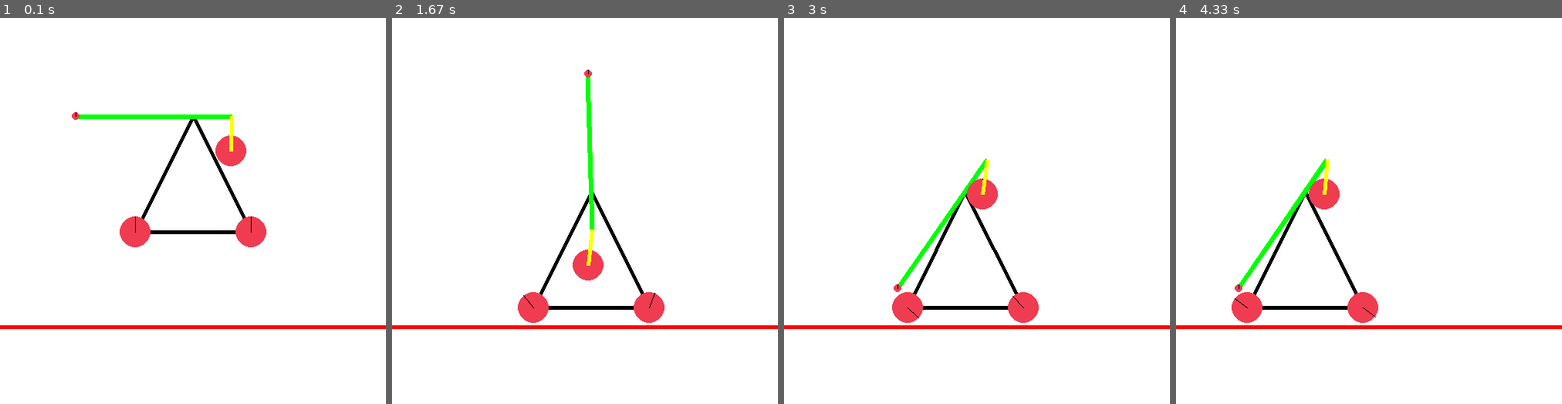
Above: before the commit, frames 1-4 (left to right).
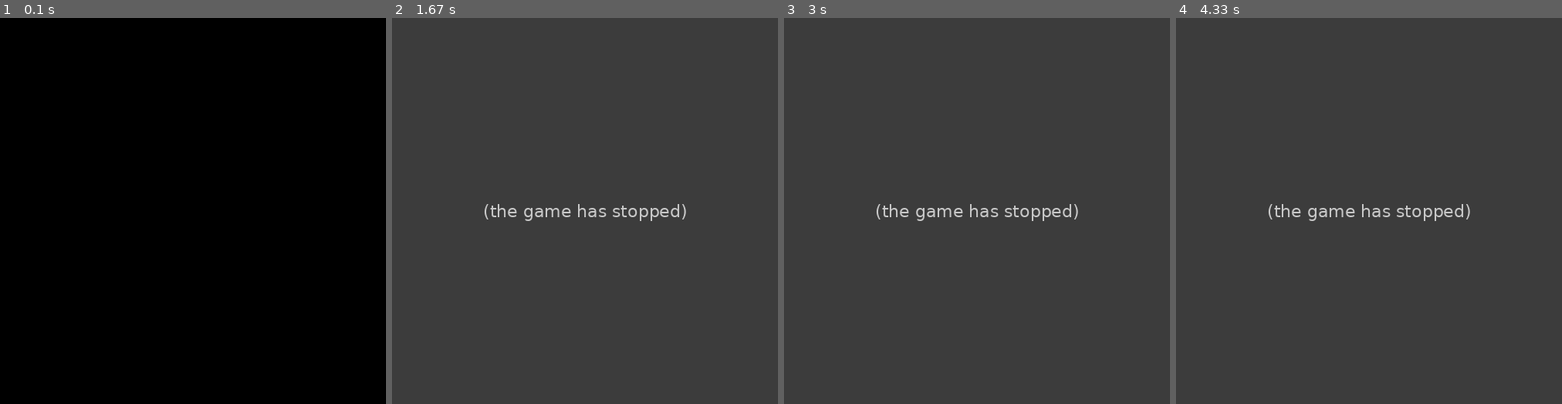
Above: after the commit, the same moments.

Repository: felixk321/pygame_sandbox
Game: pygame game, started from main.py
Same seed, same stepped clock (60 frames per second), same inputs: the game is played once before the commit and once after it.
Inputs:
- Up to frame 1 (0.1 s): no input
- Up to frame 2 (1.67 s): hold R 0.33-0.87 s; hold Left 0.33-0.87 s; tap Space at 0.9 s; hold Left from 1.23 s (still down); hold A from 1.23 s (still down)
- Up to frame 3 (3 s): release Left at 1.77 s; release A at 1.77 s; hold Left 1.8-2.2 s; hold A 1.8-2.2 s; hold Left 2.23-2.7 s; hold A 2.23-2.7 s; hold Left from 2.73 s (still down); hold A from 2.73 s (still down)
- Up to frame 4 (4.33 s): release Left at 3.27 s; release A at 3.27 s; hold Left 3.3-3.7 s; hold A 3.3-3.7 s; hold Left 3.73-4.2 s; hold A 3.73-4.2 s; hold Left from 4.23 s (still down); hold A from 4.23 s (still down)

The runs differ from the first frame. In frame 1, 99% of the frame differs, in the area x 0-100%, y 0-100%; in frame 2, 100%; in frame 3, 100%; in frame 4, 100%.
Error after the commit: NameError: name 'self' is not defined (main.py line 38); the game stopped at 0.33 s (later frames are placeholders)

Commit message:
added catapult scene

Diff:
--- /dev/null
+++ b/archive/_example4.py
@@ -0,0 +1,84 @@
+import pygame
+from pygame.surface import Surface
+import pymunk
+from typing import Tuple, List
+from random import randint
+from components.floor import Segment
+from utils import convert
+from components.catapult import Catapult
+pygame.init()
+
+display = pygame.display.set_mode((500,500))
+clock = pygame.time.Clock()
+h = display.get_height()
+
+bullets = []
+
+space = pymunk.Space()
+space.gravity = (0,-1000)
+
+
+
+
+
+catapult = Catapult(250,300,75,space)
+
+line = Segment((0,100),(500,100),5,space)
+
+
+
+
+while True:
+    for event in pygame.event.get():
+        if event.type == pygame.QUIT:
+            pygame.quit()
+            exit()
+        if event.type == pygame.KEYDOWN:
+
+            if event.key == pygame.K_r:
+                catapult.reload()
+
+
+
+
+
+    pressed_keys = pygame.key.get_pressed()
+    if pressed_keys[pygame.K_LEFT]:
+        catapult.move_arm()
+    if pressed_keys[pygame.K_SPACE]:
+        catapult.shot()
+    if pressed_keys[pygame.K_d]:
+        catapult.move(-1)
+    if pressed_keys[pygame.K_a]:
+        catapult.move(1)
+    catapult.update_motor_rate()
+
+
+    ammo = catapult.detach_ammo()
+    if ammo:
+        bullets.append(ammo)
+
+    display.fill((255,255,255))
+
+
+
+
+
+    line.render(display)
+    catapult.render(display)
+
+    for b in bullets:
+        b.render(display)
+
+
+
+
+
+
+
+
+
+
+    pygame.display.update()
+    space.step(1/60)
+    clock.tick(60)
--- a/main.py
+++ b/main.py
@@ -35,50 +35,17 @@
             exit()
         if event.type == pygame.KEYDOWN:
 
-            if event.key == pygame.K_r:
-                catapult.reload()
+            self.scene.update()
 
 
+            self.scene.render(self.display)
 
+            pygame.display.update()
+            self.clock.tick(60)
 
+    def load_scene(self, Scene:Type[BaseScene])->None:
+        self.scene = Scene()
 
-    pressed_keys = pygame.key.get_pressed()
-    if pressed_keys[pygame.K_LEFT]:
-        catapult.move_arm()
-    if pressed_keys[pygame.K_SPACE]:
-        catapult.shot()
-    if pressed_keys[pygame.K_d]:
-        catapult.move(-1)
-    if pressed_keys[pygame.K_a]:
-        catapult.move(1)
-    catapult.update_motor_rate()
-
-
-    ammo = catapult.detach_ammo()
-    if ammo:
-        bullets.append(ammo)
-
-    display.fill((255,255,255))
-
-
-
-
-
-    line.render(display)
-    catapult.render(display)
-
-    for b in bullets:
-        b.render(display)
-
-
-
-
-
-
-
-
-
-
-    pygame.display.update()
-    space.step(1/60)
-    clock.tick(60)
+g = Game()
+g.load_scene(CatapultScene)
+g.run()
--- /dev/null
+++ b/scenes/catapult_scene.py
@@ -0,0 +1,48 @@
+from scenes.abstract import BaseScene
+from components.catapult import Catapult
+from components.floor import Segment
+from pymunk import Space
+from pygame.surface import Surface
+from pygame.event import Event
+import pygame
+from typing import Sequence
+
+class CatapultScene(BaseScene):
+    def __init__(self) -> None:
+        self.space = Space()
+        self.catapult = Catapult(250, 300, 75, self.space)
+        self.floor = Segment((0,60),(500,60), 5,self.space)
+        self.space.gravity = (0,-1000)
+
+        self.bullets = []
+
+    def update(self) -> None:
+        self.space.step(1/60)
+        ammo = self.catapult.detach_ammo()
+        if ammo:
+            self.bullets.append(ammo)
+
+
+
+    def handle_event(self, event: Event) -> None:
+        if event.type == pygame.KEYDOWN:
+
+            if event.key == pygame.K_r:
+                self.catapult.reload()
+            if event.key == pygame.K_SPACE:
+                self.catapult.shot()
+    def handle_pressed_keys(self, keys: Sequence[bool]) -> None:
+        if keys[pygame.K_LEFT]:
+            self.catapult.move_arm()
+        if keys[pygame.K_d]:
+            self.catapult.move(-1)
+        if keys[pygame.K_a]:
+            self.catapult.move(1)
+
+
+    def render(self, display: Surface) ->None:
+        display.fill((255,255,255))
+        self.catapult.render(display)
+        self.floor.render(display)
+        for b in self.bullets:
+            b.render(display)
